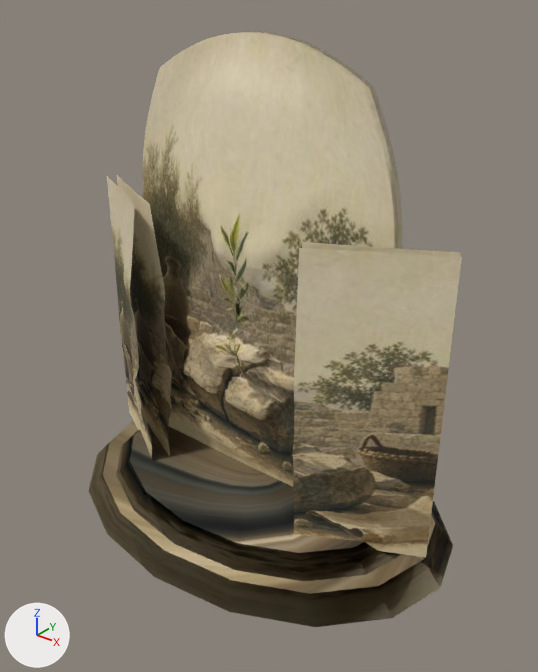
What one commit did to the glTF model assets/models/scenes/new-every-morning-30.glb.
Before and after are seen from a camera (50 mm lens) standing at (2.67, -3.23, 3.26) and looking at (0.11, -0.04, 1.28). The lights are fixed; the arrows at lower left show +X, +Y and +Z. The older version comes first.

The first picture shows 'PaintingSculptureMonument'.
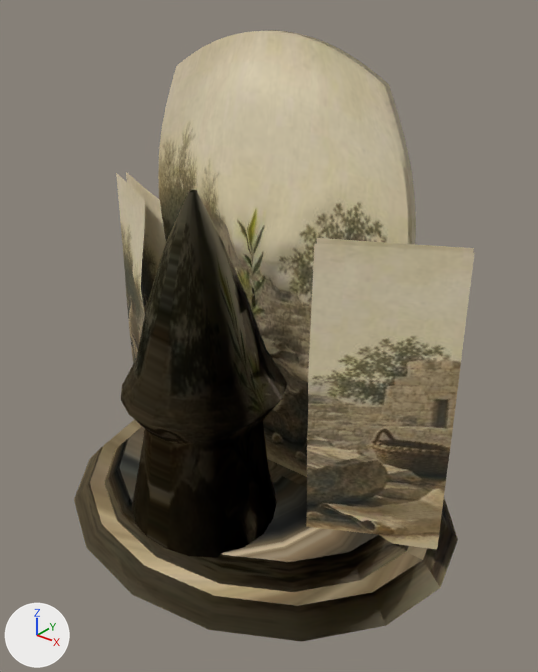
The edits, one by one:
me_paintingsculpturemesh is used by ob_paintingsculpturemonument; location (0.0, 0.0, 0.0).
me_paintingsculpturemesh had 4470 vertices, 8612 faces and spanned x -1.38..1.38, y -0.99..0.99, z 0.0..2.99.
me_paintingsculpturemesh now has 3934 vertices, 7552 faces and spans x -1.38..1.38, y -1.17..1.17, z 0.0..2.99.
me_paintingsculpturemesh part 1: the loose piece of 3168 vertices spanning x -1.01..1.01, y -0.29..0.21, z 0.22..2.99 is rebuilt with 2856 vertices and now spans x -1.01..1.01, y -0.13..0.33, z 0.22..2.99.
me_paintingsculpturemesh part 2: the loose piece of 308 vertices spanning x -1.25..-0.52, y -0.32..0.04, z 0.2..2.05 is rebuilt with 216 vertices and now spans x -1.3..-0.62, y -0.37..0.07, z 0.2..2.05.
me_paintingsculpturemesh part 3: the loose piece of 308 vertices spanning x -1.29..-0.6, y -0.48..-0.03, z 0.2..2.05 is rebuilt with 216 vertices and now spans x -1.27..-0.55, y -0.22..0.13, z 0.2..2.05.
me_paintingsculpturemesh part 4: the loose piece of 308 vertices spanning x 0.6..1.29, y -0.5..-0.03, z 0.2..2.05 is rebuilt with 216 vertices and now spans x 0.62..1.31, y -0.39..0.07, z 0.2..2.05.
me_paintingsculpturemesh part 5: the loose piece of 308 vertices spanning x 0.52..1.25, y -0.32..0.04, z 0.2..2.05 is rebuilt with 216 vertices and now spans x 0.54..1.27, y -0.22..0.14, z 0.2..2.05.
me_paintingsculpturemesh part 6: a new loose piece of 144 vertices spanning x -0.49..0.47, y -1.01..-0.05, z 0.24..2.26, in mat_painterlysculpturematerial (picture img_image_0).
Part 7, on me_paintingsculpturemesh:
56 vertices are removed from x -1.27..1.27, y -0.99..0.99, z 0.0..0.26.
96 faces are deleted.
56 vertices are added at x -1.27..1.27, y -1.17..1.17, z 0.0..0.26.
96 new faces join them.

Changed parts and their boxes (x1, y1, x2, y2) in the pictures (538 x 672 px; the box of a moved part takes in the faces that stretch with it):
'PaintingSculptureMonument', reshaped (7% wider): before (89, 32, 462, 627); after (74, 30, 475, 642)
part 1 of me_paintingsculpturemesh, rebuilt: before (142, 32, 402, 487); after (158, 30, 416, 477)
part 2 of me_paintingsculpturemesh, rebuilt: before (117, 175, 172, 457); after (116, 173, 145, 364)
part 3 of me_paintingsculpturemesh, rebuilt: before (107, 177, 152, 458); after (126, 172, 166, 314)
part 4 of me_paintingsculpturemesh, rebuilt: before (293, 248, 462, 557); after (306, 244, 475, 549)
part 5 of me_paintingsculpturemesh, rebuilt: before (302, 242, 461, 257); after (317, 238, 474, 253)
part 6 of me_paintingsculpturemesh, added: after (121, 190, 288, 558)
part 7 of me_paintingsculpturemesh, moved or reshaped: before (89, 421, 453, 627); after (74, 420, 458, 642)
